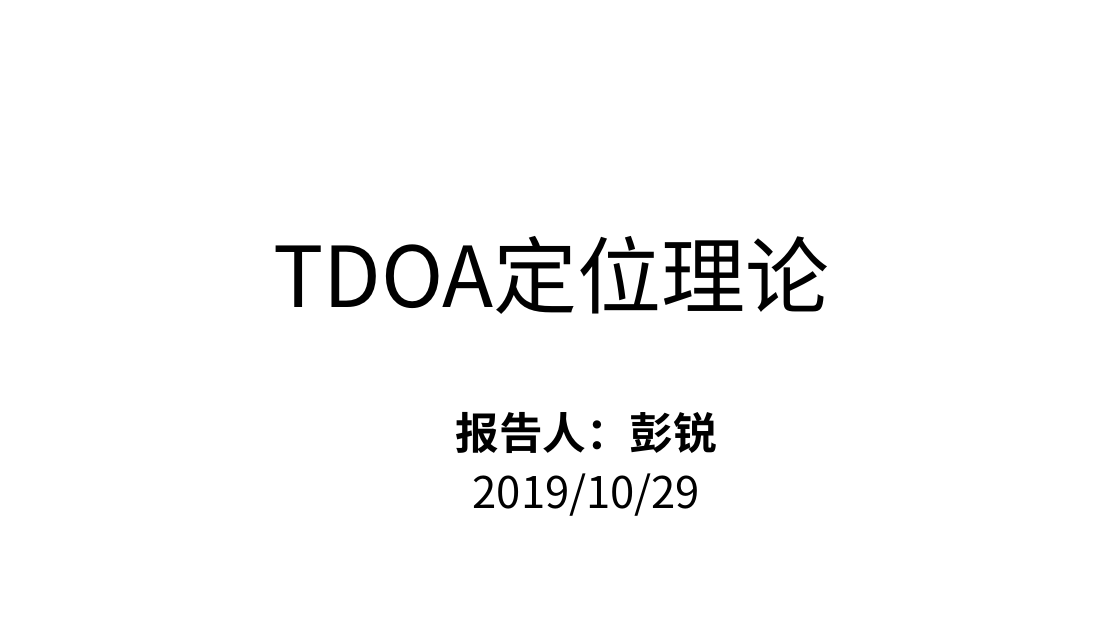
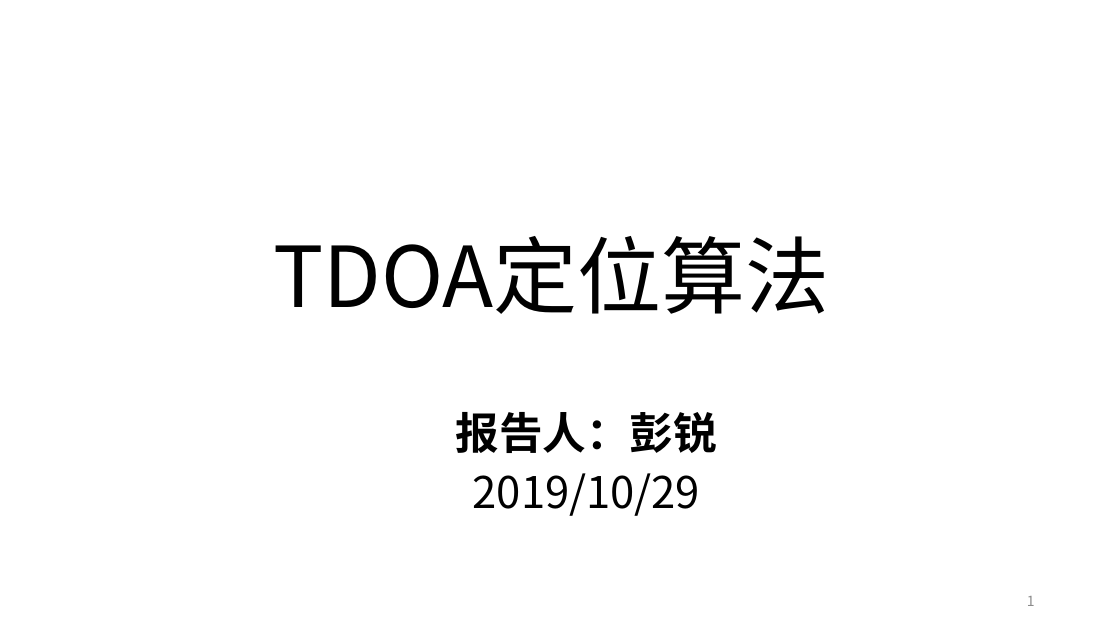
Before and after one commit to PengRui1995/-, a slide deck: slide 1 of 报告记录/阶段汇报2019-10-29 - 彭锐.pptx. Drawn at 1120x630 pixels with LibreOffice and Linux fonts; fonts in the diff are those of the drawing. Boxes give left, top, right and bottom in pixels: in the first picture for what was removed or moved away, otherwise in the second. Text is boxed around its words. In the diff, an @@ line names an element or a change of style, - is before the commit and + after.

```diff
--- a/报告记录/阶段汇报2019-10-29 - 彭锐.pptx
+++ b/报告记录/阶段汇报2019-10-29 - 彭锐.pptx
@@ title at (x1=273, y1=236, x2=830, y2=314): text changed @@
-TDOA定位理论
+TDOA定位算法
@@ page number added at (x1=1027, y1=596, x2=1035, y2=606), 12 pt, text #8C8C8C @@
+1
```
Also in this commit, not shown: 3 other slides changed, 18 slides added, 2 slides removed, 4 other files.
